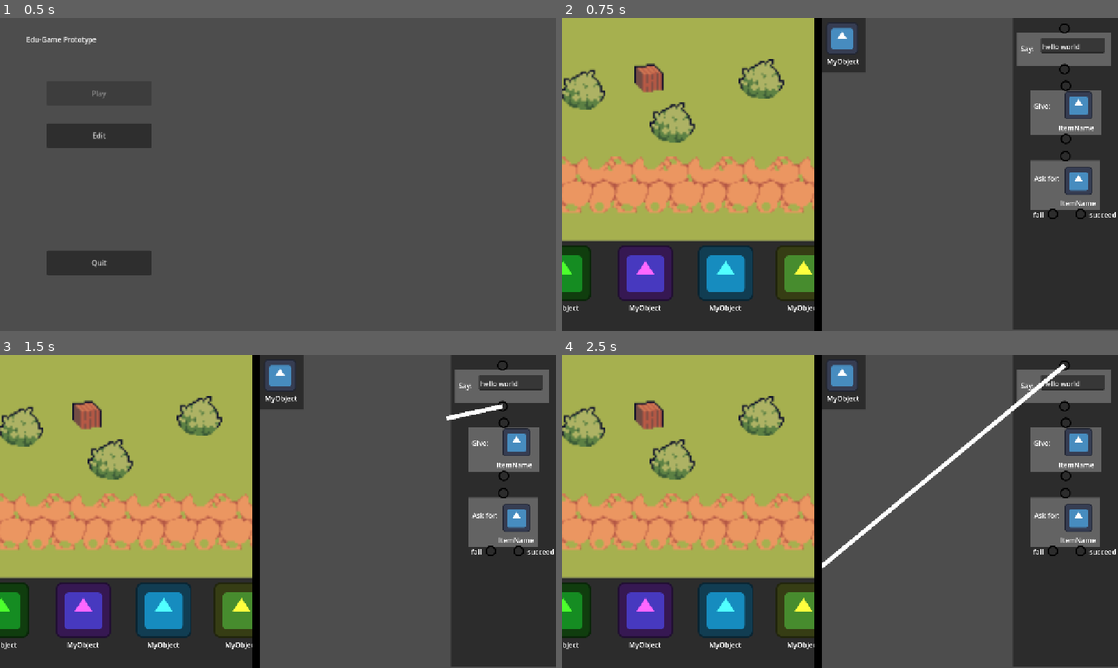
Above: before the commit, frames 1-4 (two rows, left to right).
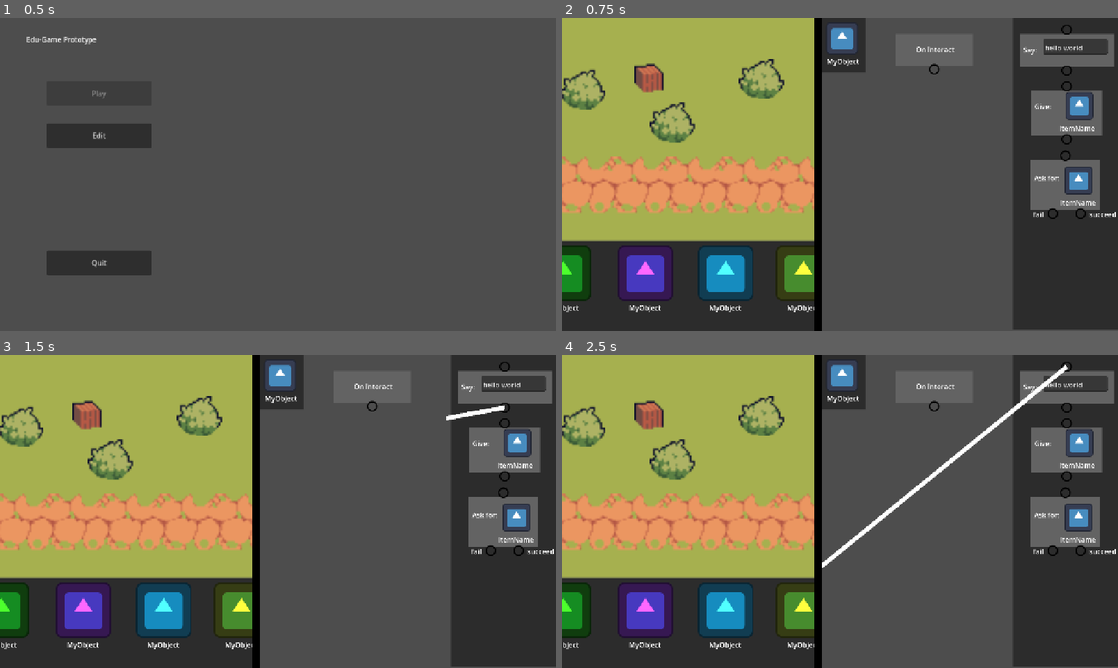
Above: after the commit, the same moments.

Repository: jsaur92/edamame
Game: Godot game, scene res://scenes/ui/main.tscn
The game is run twice, just before and just after one commit, with the same random seed, the same clock (stepped at 60 frames per second) and the same inputs. The engine's default icon, where the game draws it, is replaced by a stand-in: a white triangle on a blue panel in a dark square.
Inputs (mouse positions are in pixels of both pictures, inside the frame that each line leads up to):
- Up to frame 1 (0.5 s): no input
- Up to frame 2 (0.75 s): click "Edit" at 0.5 s
- Up to frame 3 (1.5 s): tap Enter at 1.25 s; drag from (500, 405) to (333, 442) at 1.27 s
- Up to frame 4 (2.5 s): drag from (1062, 364) to (812, 574) at 2.02 s

Frame 1 is identical in both runs. In frame 2, 1.2% of the frame differs, in the area x 63-100%, y 1-64%; in frame 3, 1.3%; in frame 4, 1.7%, in the area x 46-100%, y 1-69%.

Commit message:
progress on logic view

Diff:
--- a/project.godot
+++ b/project.godot
@@ -33,6 +33,12 @@
 "events": [Object(InputEventMouseButton,"resource_local_to_scene":false,"resource_name":"","device":-1,"window_id":0,"a …(253 unchanged characters)…
 ]
 }
+move_click={
+"deadzone": 0.2,
+"events": [Object(InputEventMouseButton,"resource_local_to_scene":false,"resource_name":"","device":-1,"window_id":0,"alt_pressed":false,"shift_pressed":false,"ctrl_pressed":false,"meta_pressed":false,"button_mask":0,"position":Vector2(0, 0),"global_position":Vector2(0, 0),"factor":1.0,"button_index":3,"canceled":false,"pressed":false,"double_click":false,"script":null)
+, Object(InputEventMouseButton,"resource_local_to_scene":false,"resource_name":"","device":-1,"window_id":0,"alt_pressed":false,"shift_pressed":false,"ctrl_pressed":false,"meta_pressed":false,"button_mask":0,"position":Vector2(0, 0),"global_position":Vector2(0, 0),"factor":1.0,"button_index":2,"canceled":false,"pressed":false,"double_click":false,"script":null)
+]
+}
 
 [physics]
 
--- a/scenes/ui/divider.gd
+++ b/scenes/ui/divider.gd
@@ -5,9 +5,6 @@
 
 ## x=minimum, y=maximum
 @export var boundaries : Vector2
-
-func _process(delta: float) -> void:
-	print(position.x)
 
 func _on_gui_input(event: InputEvent) -> void:
 	if event is InputEventMouseMotion and Input.is_action_pressed("click"):
--- /dev/null
+++ b/scenes/ui/logic_view/click_handler.gd
@@ -0,0 +1,9 @@
+extends Control
+
+@export var movable_node : Control
+
+
+func _on_gui_input(event: InputEvent) -> void:
+	if event is InputEventMouseMotion and Input.is_action_pressed("move_click"):
+		movable_node.position += event.relative
+		print("hi")
--- /dev/null
+++ b/scenes/ui/logic_view/command_blocks/command_block_base.gd
@@ -0,0 +1,37 @@
+class_name CommandBlock
+extends Control
+
+@export var duplicator = false
+
+var drag = false
+var mouse_pos = Vector2.ZERO
+var last_mouse_pos = Vector2.ZERO
+
+func _ready() -> void:
+	z_index = 0
+
+
+func _process(delta: float):
+	mouse_pos = get_viewport().get_mouse_position()
+
+	if not Input.is_action_pressed("click"):
+		if z_index > 0:
+			z_index = 0
+		if drag:
+			drag = false
+
+	if drag:
+		position += mouse_pos - last_mouse_pos
+
+	last_mouse_pos = mouse_pos
+
+
+func _on_color_rect_gui_input(event: InputEvent) -> void:
+	if event is InputEventMouseButton:
+		drag = true
+		z_index = 100 if event.is_pressed() else 0
+	elif event is InputEventMouseMotion and drag:
+		if duplicator:
+			get_parent().add_child(duplicate())
+			duplicator = false
+			get_parent().pass_to_command_field(self)
--- a/scenes/ui/logic_view/command_blocks/give_command.tscn
+++ b/scenes/ui/logic_view/command_blocks/give_command.tscn
@@ -1,6 +1,6 @@
 [gd_scene format=3 uid="uid://2bm4lc13kw6t"]
 
-[ext_resource type="Script" uid="uid://bvnmvsivjlyme" path="res://scenes/ui/logic_view/command_blocks/item_block.gd" id="1_dos8t"]
+[ext_resource type="Script" uid="uid://bcrqq13dpclqb" path="res://scenes/ui/logic_view/command_blocks/command_block_base.gd" id="1_o1b7p"]
 [ext_resource type="Texture2D" uid="uid://cmm2dkhfw2lgh" path="res://scenes/assets/icon.svg" id="2_dos8t"]
 [ext_resource type="PackedScene" uid="uid://bxnoguk0aa3tc" path="res://scenes/ui/logic_view/command_blocks/command_hook.tscn" id="2_s7teu"]
 
@@ -12,7 +12,7 @@
 offset_right = -0.040008545
 offset_bottom = 0.09600067
 grow_vertical = 2
-script = ExtResource("1_dos8t")
+script = ExtResource("1_o1b7p")
 
 [node name="ColorRect" type="ColorRect" parent="." unique_id=1448904342]
 layout_mode = 1
--- a/scenes/ui/logic_view/command_blocks/item_block.gd
+++ /dev/null
@@ -1,16 +0,0 @@
-extends Control
-
-@export var duplicator = false
-
-func _ready() -> void:
-	z_index = 0
-
-
-func _on_color_rect_gui_input(event: InputEvent) -> void:
-	if event is InputEventMouseButton:
-		z_index = 1 if event.is_pressed() else 0
-	elif event is InputEventMouseMotion and Input.is_action_pressed("click"):
-		if duplicator:
-			get_parent().add_child(duplicate())
-			duplicator = false
-		position += event.relative
--- a/scenes/ui/logic_view/command_blocks/say_block.gd
+++ b/scenes/ui/logic_view/command_blocks/say_block.gd
@@ -1,6 +1,5 @@
-extends Control
+extends CommandBlock
 
-@export var duplicator = false
 @export var textedit : TextEdit
 var base_height
 const HEIGHT_PER_LINE = 42
@@ -9,19 +8,6 @@
 	z_index = 0
 	base_height = size.y - textedit.size.y
 
-func _on_text_edit_text_changed() -> void:
-	pass
-
 
 func _on_text_edit_resized() -> void:
 	size.y = textedit.size.y
-
-
-func _on_color_rect_gui_input(event: InputEvent) -> void:
-	if event is InputEventMouseButton:
-		z_index = 1 if event.is_pressed() else 0
-	elif event is InputEventMouseMotion and Input.is_action_pressed("click"):
-		if duplicator:
-			get_parent().add_child(duplicate())
-			duplicator = false
-		position += event.relative
--- /dev/null
+++ b/scenes/ui/logic_view/command_blocks/start_command.tscn
@@ -0,0 +1,62 @@
+[gd_scene format=3 uid="uid://bds0o658xtpum"]
+
+[ext_resource type="PackedScene" uid="uid://bxnoguk0aa3tc" path="res://scenes/ui/logic_view/command_blocks/command_hook.tscn" id="2_2lulq"]
+[ext_resource type="Script" uid="uid://bcrqq13dpclqb" path="res://scenes/ui/logic_view/command_blocks/command_block_base.gd" id="2_xfyu2"]
+
+[sub_resource type="GDScript" id="GDScript_noe2b"]
+script/source = "extends CommandBlock
+"
+
+[node name="GiveCommand" type="Control" unique_id=1592696003]
+layout_mode = 3
+anchor_top = 0.023148147
+anchor_right = 0.14500001
+anchor_bottom = 0.083000004
+offset_right = -0.040008545
+offset_bottom = 0.23999786
+grow_vertical = 2
+script = SubResource("GDScript_noe2b")
+
+[node name="ColorRect" type="ColorRect" parent="." unique_id=1448904342]
+layout_mode = 1
+anchors_preset = 15
+anchor_right = 1.0
+anchor_bottom = 1.0
+offset_top = -15.0
+offset_bottom = 25.0
+grow_horizontal = 2
+grow_vertical = 2
+color = Color(0.3882353, 0.3882353, 0.3882353, 1)
+
+[node name="RichTextLabel" type="RichTextLabel" parent="." unique_id=1784832106]
+layout_mode = 1
+anchors_preset = 8
+anchor_left = 0.5
+anchor_top = 0.5
+anchor_right = 0.5
+anchor_bottom = 0.5
+offset_left = -41.78
+offset_top = -7.333334
+offset_right = 66.22
+offset_bottom = 18.666672
+grow_horizontal = 2
+grow_vertical = 2
+mouse_filter = 2
+text = "On Interact"
+script = ExtResource("2_xfyu2")
+
+[node name="Circle" parent="." unique_id=1270527180 instance=ExtResource("2_2lulq")]
+layout_mode = 1
+anchors_preset = 7
+anchor_left = 0.5
+anchor_top = 1.0
+anchor_right = 0.5
+anchor_bottom = 1.0
+offset_left = -12.0
+offset_top = 22.0
+offset_right = 12.0
+offset_bottom = 46.0
+grow_horizontal = 2
+grow_vertical = 0
+
+[connection signal="gui_input" from="ColorRect" to="." method="_on_color_rect_gui_input"]
--- a/scenes/ui/logic_view/command_blocks/take_command.tscn
+++ b/scenes/ui/logic_view/command_blocks/take_command.tscn
@@ -1,6 +1,6 @@
 [gd_scene format=3 uid="uid://ddx2lhsbmnskt"]
 
-[ext_resource type="Script" uid="uid://bvnmvsivjlyme" path="res://scenes/ui/logic_view/command_blocks/item_block.gd" id="1_05el4"]
+[ext_resource type="Script" uid="uid://bcrqq13dpclqb" path="res://scenes/ui/logic_view/command_blocks/command_block_base.gd" id="1_05el4"]
 [ext_resource type="PackedScene" uid="uid://bxnoguk0aa3tc" path="res://scenes/ui/logic_view/command_blocks/command_hook.tscn" id="2_s6miy"]
 [ext_resource type="Texture2D" uid="uid://cmm2dkhfw2lgh" path="res://scenes/assets/icon.svg" id="3_7l4nn"]
 
--- /dev/null
+++ b/scenes/ui/logic_view/command_dock.gd
@@ -0,0 +1,9 @@
+extends ColorRect
+
+@export var command_field : Control
+
+func pass_to_command_field(node:Control):
+	var glob_pos = node.global_position
+	remove_child(node)
+	command_field.add_child(node)
+	node.global_position = glob_pos
--- a/scenes/ui/logic_view/logic_view.tscn
+++ b/scenes/ui/logic_view/logic_view.tscn
@@ -1,9 +1,12 @@
 [gd_scene format=3 uid="uid://crpxcd81qks1w"]
 
+[ext_resource type="Script" uid="uid://30ht51ur07uy" path="res://scenes/ui/logic_view/command_dock.gd" id="1_7r2y6"]
 [ext_resource type="PackedScene" uid="uid://ds08wf5b2tjw6" path="res://scenes/ui/logic_view/command_blocks/say_command.tscn" id="1_e1x6l"]
 [ext_resource type="Texture2D" uid="uid://cmm2dkhfw2lgh" path="res://scenes/assets/icon.svg" id="1_lirw4"]
 [ext_resource type="PackedScene" uid="uid://2bm4lc13kw6t" path="res://scenes/ui/logic_view/command_blocks/give_command.tscn" id="2_lj78r"]
 [ext_resource type="PackedScene" uid="uid://ddx2lhsbmnskt" path="res://scenes/ui/logic_view/command_blocks/take_command.tscn" id="3_donus"]
+[ext_resource type="Script" uid="uid://bdu7m283q2hgy" path="res://scenes/ui/logic_view/click_handler.gd" id="6_gw1ir"]
+[ext_resource type="PackedScene" uid="uid://bds0o658xtpum" path="res://scenes/ui/logic_view/command_blocks/start_command.tscn" id="7_4gj2p"]
 
 [node name="LogicView" type="Control" unique_id=1523814643]
 layout_mode = 3
@@ -23,9 +26,21 @@
 stretch = true
 
 [node name="SubViewport" type="SubViewport" parent="SubViewportContainer" unique_id=1786565773]
+handle_input_locally = false
 size = Vector2i(1280, 720)
+render_target_update_mode = 4
 
-[node name="CommandDock" type="ColorRect" parent="SubViewportContainer/SubViewport" unique_id=1346238076]
+[node name="ClickHandler" type="Control" parent="SubViewportContainer/SubViewport" unique_id=1175831554 node_paths=PackedStringArray("movable_node")]
+layout_mode = 3
+anchors_preset = 15
+anchor_right = 1.0
+anchor_bottom = 1.0
+grow_horizontal = 2
+grow_vertical = 2
+script = ExtResource("6_gw1ir")
+movable_node = NodePath("../CommandField")
+
+[node name="CommandDock" type="ColorRect" parent="SubViewportContainer/SubViewport" unique_id=1346238076 node_paths=PackedStringArray("command_field")]
 z_index = 1000
 anchors_preset = 6
 anchor_left = 1.0
@@ -38,29 +53,52 @@
 grow_horizontal = 0
 grow_vertical = 2
 color = Color(0.1728327, 0.17283267, 0.17283267, 1)
+script = ExtResource("1_7r2y6")
+command_field = NodePath("../CommandField")
 
 [node name="SayCommand" parent="SubViewportContainer/SubViewport/CommandDock" unique_id=1592696003 instance=ExtResource("1_e1x6l")]
 layout_mode = 1
-offset_left = 10.0
-offset_top = 34.0
-offset_right = 166.5
-offset_bottom = -15.222229
+anchors_preset = 1
+anchor_left = 1.0
+anchor_top = 0.0
+anchor_right = 1.0
+anchor_bottom = 0.0
+offset_left = -225.99998
+offset_top = 54.0
+offset_right = -9.0
+offset_bottom = 90.333336
+grow_horizontal = 0
+grow_vertical = 1
 duplicator = true
 
 [node name="GiveCommand" parent="SubViewportContainer/SubViewport/CommandDock" unique_id=551155467 instance=ExtResource("2_lj78r")]
 layout_mode = 1
-offset_left = 40.0
-offset_top = 166.33333
-offset_right = 167.91
-offset_bottom = 139.77333
+anchors_preset = 1
+anchor_left = 1.0
+anchor_top = 0.0
+anchor_right = 1.0
+anchor_bottom = 0.0
+offset_left = -200.0
+offset_top = 184.0
+offset_right = -37.0
+offset_bottom = 247.33333
+grow_horizontal = 0
+grow_vertical = 1
 duplicator = true
 
 [node name="SayCommand2" parent="SubViewportContainer/SubViewport/CommandDock" unique_id=1211452 instance=ExtResource("3_donus")]
 layout_mode = 1
-offset_left = 40.0
-offset_top = 328.33334
-offset_right = 165.91
-offset_bottom = 312.44
+anchors_preset = 1
+anchor_left = 1.0
+anchor_top = 0.0
+anchor_right = 1.0
+anchor_bottom = 0.0
+offset_left = -202.0
+offset_top = 344.0
+offset_right = -41.0
+offset_bottom = 418.0
+grow_horizontal = 0
+grow_vertical = 1
 duplicator = true
 
 [node name="IconPanel" type="ColorRect" parent="SubViewportContainer/SubViewport" unique_id=403349680]
@@ -84,3 +122,17 @@
 offset_bottom = 113.0
 bbcode_enabled = true
 text = "[center]MyObject"
+
+[node name="CommandField" type="Control" parent="SubViewportContainer/SubViewport" unique_id=359630994]
+z_index = 950
+layout_mode = 3
+anchors_preset = 0
+
+[node name="GiveCommand" parent="SubViewportContainer/SubViewport/CommandField" unique_id=1005674713 instance=ExtResource("7_4gj2p")]
+layout_mode = 1
+offset_left = 176.0
+offset_top = 54.0
+offset_right = 354.0
+offset_bottom = 86.0
+
+[connection signal="gui_input" from="SubViewportContainer/SubViewport/ClickHandler" to="SubViewportContainer/SubViewport/ClickHandler" method="_on_gui_input"]
Not shown, added: scenes/ui/logic_view/click_handler.gd.uid
Not shown, added: scenes/ui/logic_view/command_blocks/command_block_base.gd.uid
Not shown, removed: scenes/ui/logic_view/command_blocks/item_block.gd.uid
Not shown, added: scenes/ui/logic_view/command_dock.gd.uid
